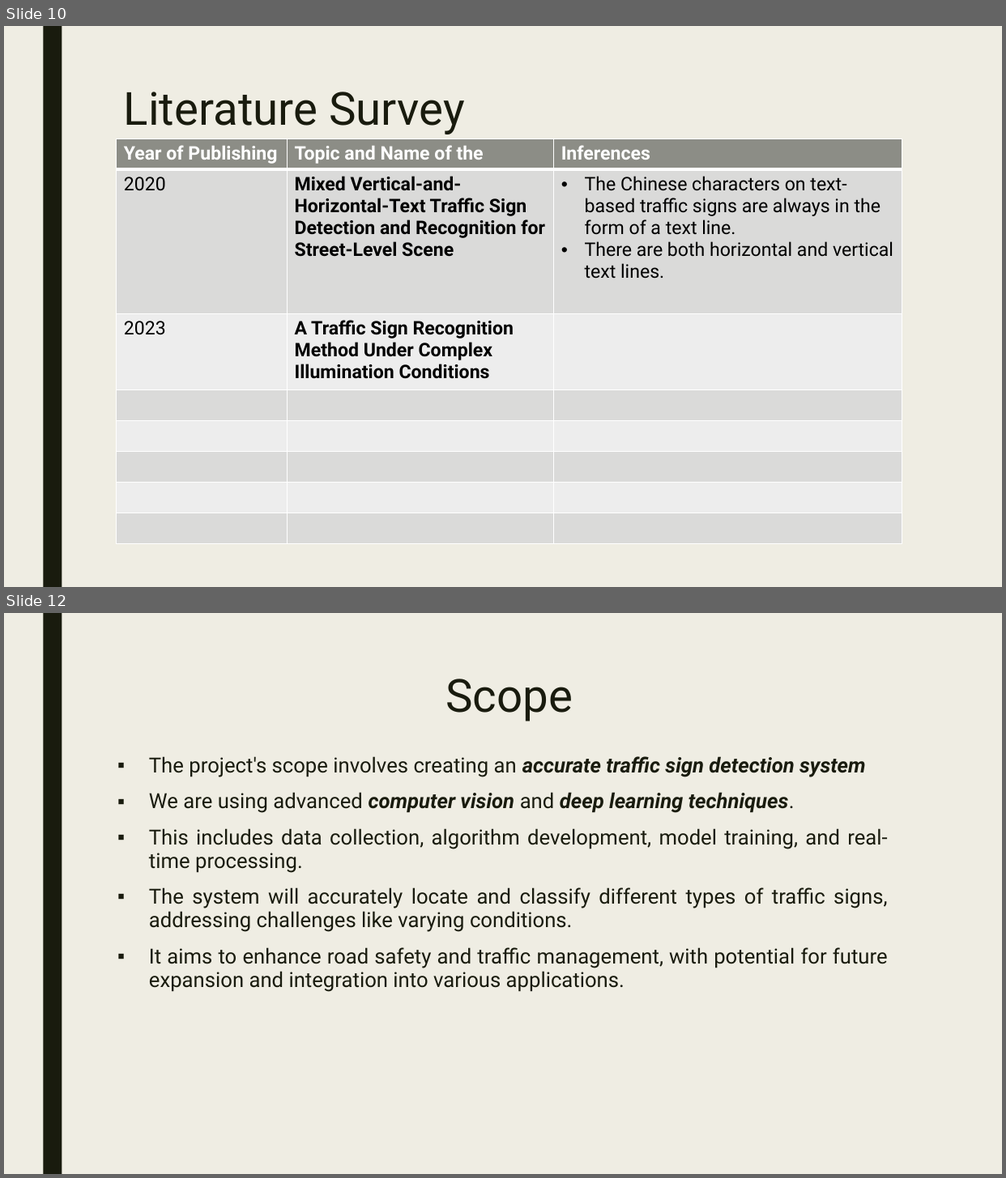
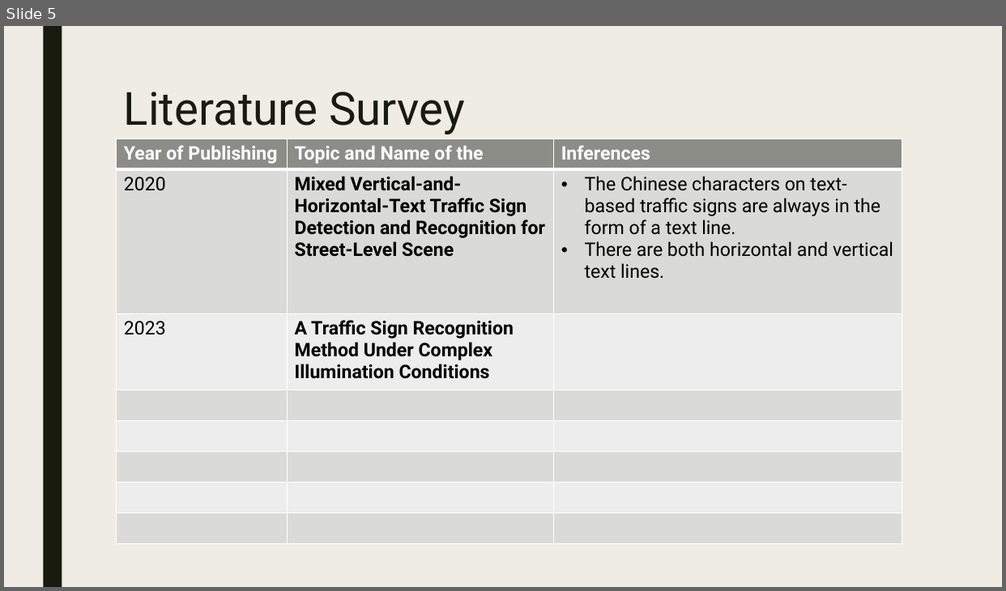
Before and after one commit to ADITYAz2002/Minor-Project, a slide deck: Zeroth Review 2.pptx. Shown one above the other, each under a label of ours: slides 10 and 12 before the commit, slide 5 after it; the slides between them are not shown. The pictures are 1006x1178 and 1006x591 pixels, drawn with LibreOffice and Linux fonts; fonts in the diff are those of the drawing. Boxes give left, top, right and bottom in pixels: in the first picture for what was removed or moved away, otherwise in the second. Text is boxed around its words. In the diff, an @@ line names an element or a change of style, - is before the commit and + after.

```diff
--- a/Zeroth Review 2.pptx
+++ b/Zeroth Review 2.pptx
@@ slide 12 removed at <box>4,613,1002,1174</box>, background #EFEDE3; not listed: 1 template element that a slide beside it also shows @@
@@ title removed at <box>445,679,573,722</box> @@
-Scope
@@ text removed at <box>149,756,888,992</box> @@
-▪ The project's scope involves creating an accurate traffic sign detection system
-▪ We are using advanced computer vision and deep learning techniques.
-▪ This includes data collection, algorithm development, model training, and real-time processing.
-▪ The system will accurately locate and classify different types of traffic signs, addressing challenges like varying conditions.
-▪ It aims to enhance road safety and traffic management, with potential for future expansion and integration into various applications.
@@ what was slide 10 is now slide 5 @@
```
Also in this commit, not shown: 5 slides changed, 3 slides added, 5 other slides removed, 15 other files.
